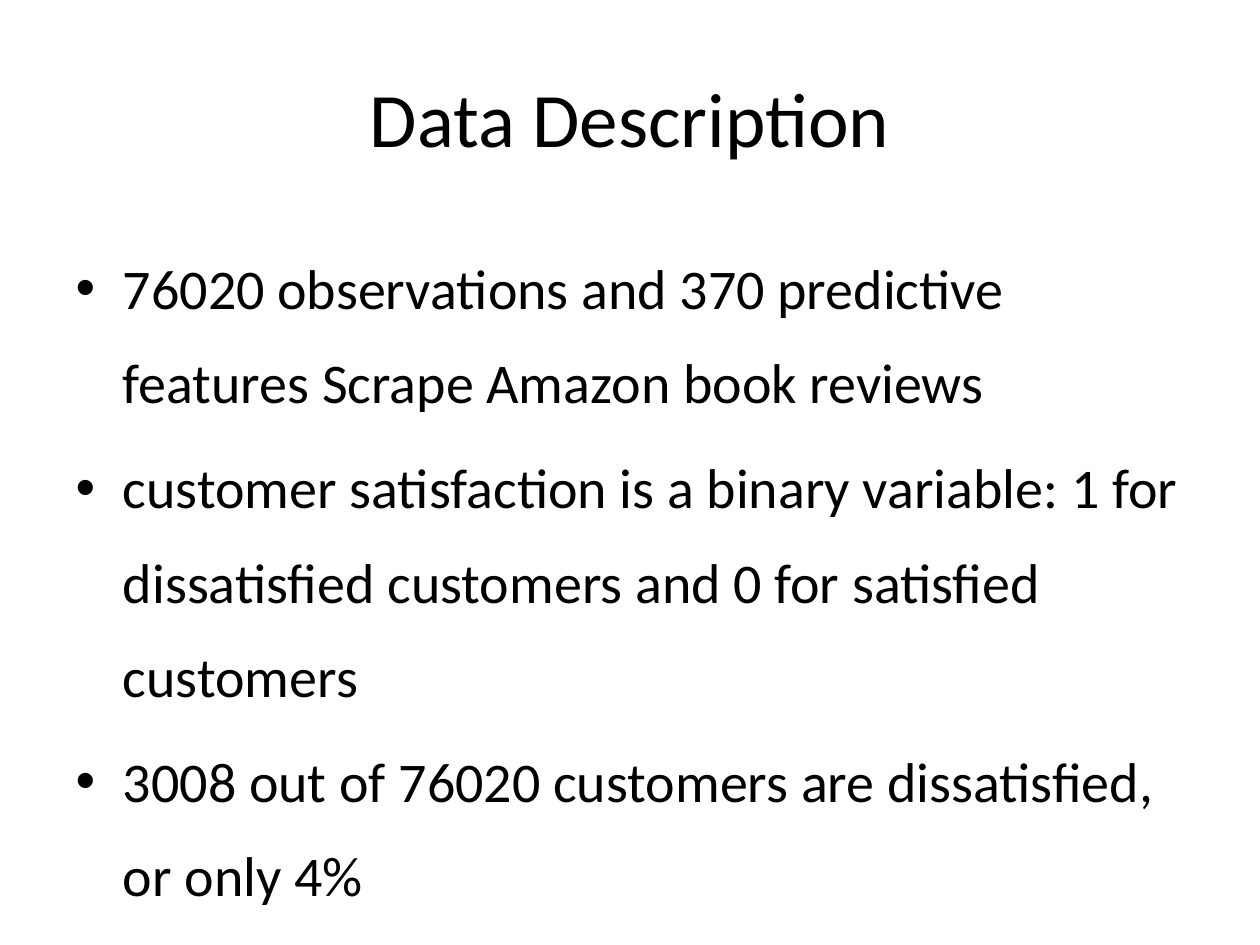
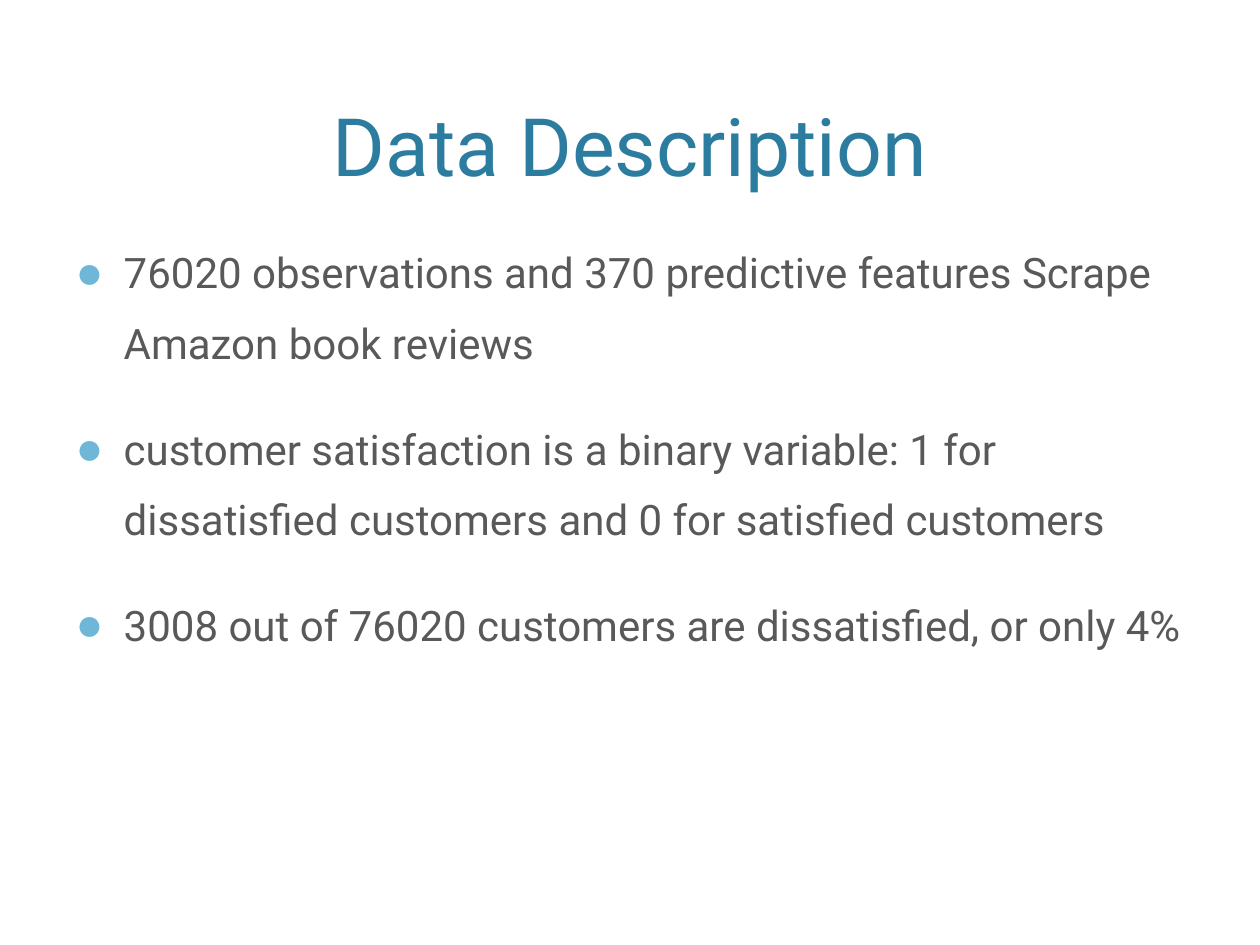
Before and after one commit to jeanzhaoyi/Capstone_2, a slide deck: slide 3 of Capstone_2_slidedeck.pptx. Drawn at 1260x945 pixels with LibreOffice and Linux fonts; fonts in the diff are those of the drawing; background and template pictures are left out. Boxes give left, top, right and bottom in pixels: in the first picture for what was removed or moved away, otherwise in the second. Text is boxed around its words. In the diff, an @@ line names an element or a change of style, - is before the commit and + after.

```diff
--- a/Capstone_2_slidedeck.pptx
+++ b/Capstone_2_slidedeck.pptx
@@ title "Data Description": place and size @@
-title "Data Description" at (370, 93, 890, 160)
+title "Data Description" at (333, 118, 926, 193)
@@ title "Data Description" at (333, 118, 926, 193): size 44 to 46 pt, font Calibri to Roboto, text colour #000000 to #2C7C9F; vertical alignment middle to bottom @@
@@ text "76020 observations and 370 predictive ..." at (124, 256, 1180, 650): size 32 to 24 pt, font Calibri to Roboto, text colour #000000 to #595959; bullet • to ●; more space between paragraphs @@
```
Also in this commit, not shown: 11 other slides changed.
